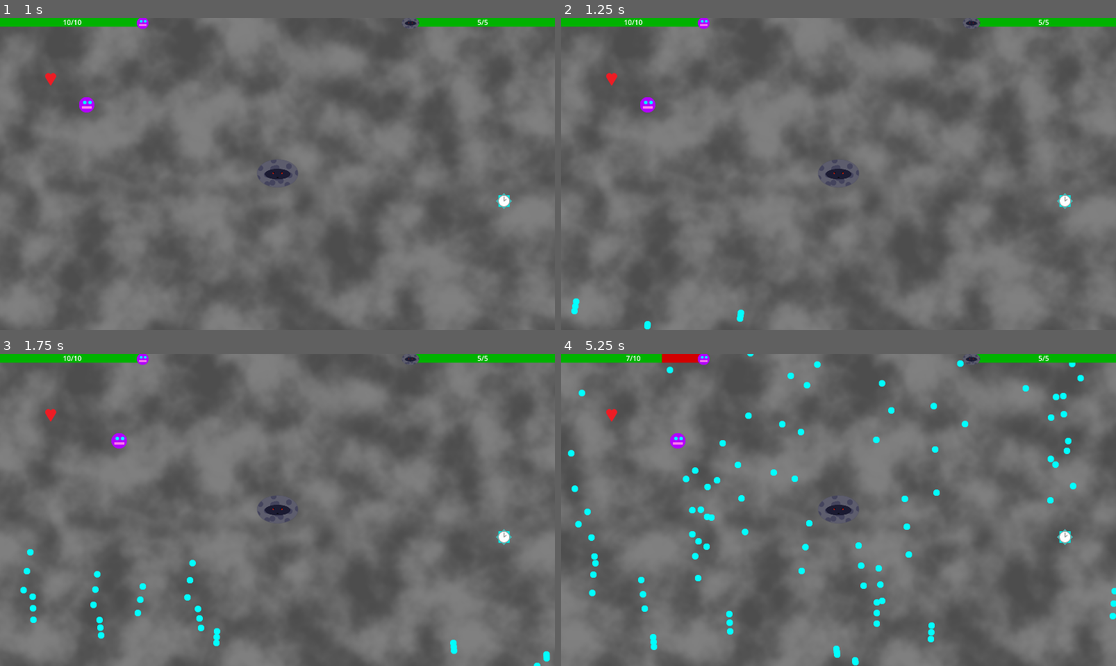
Above: before the commit, frames 1-4 (two rows, left to right).
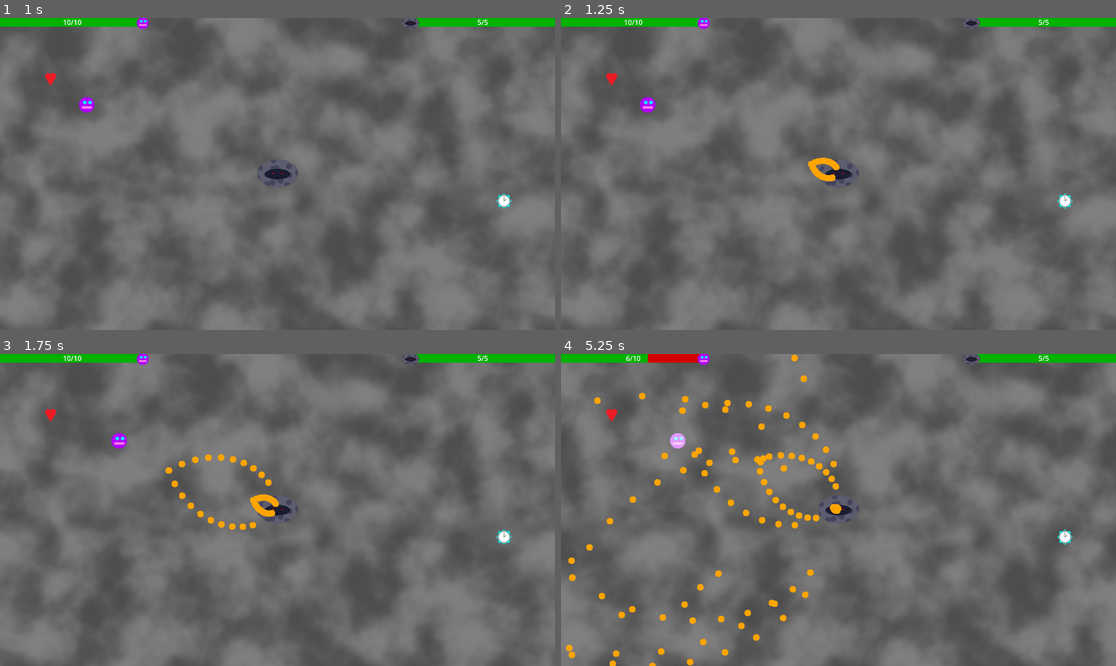
Above: after the commit, the same moments.

Repository: Antoine-Lagache/GameJam_2025
Game: Godot game, scene res://scene/start_menu.tscn
Same seed, same stepped clock (60 frames per second), same inputs: the game is played once before the commit and once after it.
Inputs (mouse positions are in pixels of both pictures, inside the frame that each line leads up to):
- Up to frame 1 (1 s): click "Start Game" at 0.5 s
- Up to frame 2 (1.25 s): no input
- Up to frame 3 (1.75 s): move the mouse to (399, 494) at 1.27 s; hold Right (right) from 1.28 s (still down); hold Shift from 1.28 s (still down)
- Up to frame 4 (5.25 s): move the mouse to (727, 525) at 2.02 s; release Right (right) at 2.03 s; release Shift at 2.03 s; hold Down (down) 2.03-2.78 s; tap Shift at 2.1, 3.6, 5.1 s; move the mouse to (894, 441) at 2.77 s; hold Right (right) 2.78-3.53 s; hold Shift 2.78-3.53 s; move the mouse to (810, 572) at 3.52 s; hold Up (up) 3.53-4.28 s; move the mouse to (1005, 556) at 4.27 s; hold Shift 4.28-5.03 s; hold Left (left) from 4.28 s (still down); move the mouse to (672, 463) at 5.02 s

Frame 1 is identical in both runs. In frame 2, 0.4% of the frame differs, in the area x 1-51%, y 44-100%; in frame 3, 1.3%; in frame 4, 4.1%, in the area x 0-100%, y 0-100%.

Commit message:
20 patterns git add * wouhou git add *

Diff:
--- a/gamejame/project.godot
+++ b/gamejame/project.godot
@@ -23,7 +23,6 @@
 
 window/size/viewport_width=1920
 window/size/viewport_height=1080
-window/size/mode=3
 
 [input]
 
--- a/gamejame/script/mechant.gd
+++ b/gamejame/script/mechant.gd
@@ -6,7 +6,7 @@
 var bullet_limit:int = 100
 var pattern = pattern_path.instantiate()
 var pattern2 = pattern_path.instantiate()
-var max_pattern = 18
+var max_pattern = 20
 @onready var boss_hit_sound: AudioStreamPlayer2D = $BossHitSound
 var number_of_flash: int
 var hardcore = false # hell
@@ -17,8 +17,8 @@
 	var screen = DisplayServer.window_get_size()
 	position = Vector2(screen.x/2, screen.y/2)
 	# print(position)
-	pattern.pattern_id=max_pattern # Test only
-	# pattern.pattern_id=randi_range(1,max_pattern)
+	# pattern.pattern_id=max_pattern # Test only
+	pattern.pattern_id=randi_range(1,max_pattern)
 	add_child(pattern)
 	if Global.niveau > 1:
 		max_health = 10
--- a/gamejame/script/pattern.gd
+++ b/gamejame/script/pattern.gd
@@ -58,9 +58,9 @@
 		18:
 			pattern_18()
 		19:
-			pass
+			pattern_19()
 		20:
-			pass
+			pattern_20()
 		999:
 			pattern_999()
 		_:
@@ -357,7 +357,7 @@
 				new_bullet.position = pos
 				new_bullet.direction = angle
 				add_child(new_bullet)
-		await get_tree().create_timer(0.05).timeout
+		await get_tree().create_timer(0.08).timeout
 
 func pattern_18(): # reversed rain
 	await get_tree().create_timer(0.5).timeout # On evite le spawn kill au chgt de pattern
@@ -374,12 +374,46 @@
 				new_bullet.position = pos
 				new_bullet.direction = angle
 				add_child(new_bullet)
-		await get_tree().create_timer(0.05).timeout
-
-
-
-
-
+		await get_tree().create_timer(0.08).timeout
+
+func pattern_19(): # na na na nanaaaaaaaaaaaaaaaa
+	await get_tree().create_timer(0.5).timeout # On evite le spawn kill au chgt de pattern
+	var angle1 = randf_range(0, 2 * PI)
+	var angle2 = randf_range(0, 2 * PI)
+	while(pattern_id == 19):
+		if len(get_tree().get_nodes_in_group("bullet")) < bullet_limit and Global.time_speed:
+			var circle_size = 5
+			for i in range(circle_size):
+				var new_bullet:Node = bullet.instantiate()
+				new_bullet.speed = 400
+				new_bullet.color = Color("indigo")
+				new_bullet.direction = angle1 + i*2*PI/circle_size
+				add_child(new_bullet)
+			for i in range(circle_size):
+				var new_bullet:Node = bullet.instantiate()
+				new_bullet.speed = 200
+				new_bullet.color = Color("magenta")
+				new_bullet.direction = angle2 + i*2*PI/circle_size
+				add_child(new_bullet)
+			angle1 += 0.2
+			angle2 -= 0.2
+		await get_tree().create_timer(0.2).timeout # on veut faire un tour en une seconde
+
+func pattern_20(): # reversed rain
+	await get_tree().create_timer(0.5).timeout # On evite le spawn kill au chgt de pattern
+	mechant =  get_tree().get_nodes_in_group("mechant")[0]
+	player =  get_tree().get_nodes_in_group("player")[0]
+	while(pattern_id == 20):
+		if len(get_tree().get_nodes_in_group("bullet")) < bullet_limit and Global.time_speed:
+			var drop_size = 20
+			var angle = mechant.position.angle_to_point(player.position)
+			for i in range(drop_size):
+				var new_bullet:Node = bullet.instantiate()
+				new_bullet.speed = 100 + i*50
+				new_bullet.color = Color(((i*255.)/drop_size)/255.,0,0)
+				new_bullet.direction = angle
+				add_child(new_bullet)
+		await get_tree().create_timer(0.2).timeout
 
 
 
